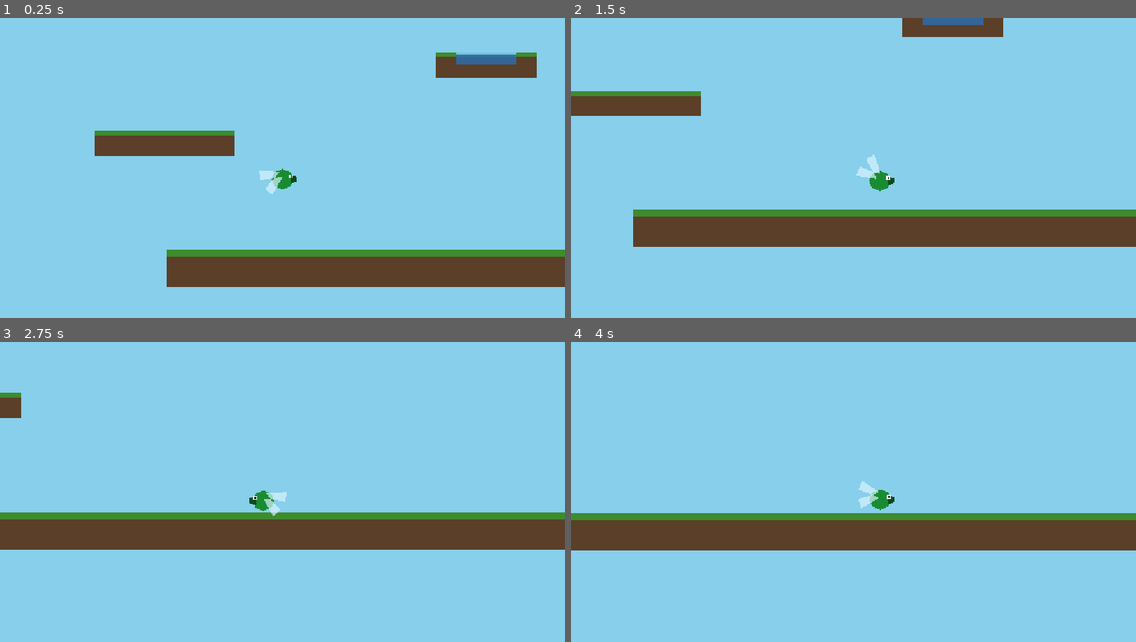
Above: before the commit, frames 1-4 (two rows, left to right).
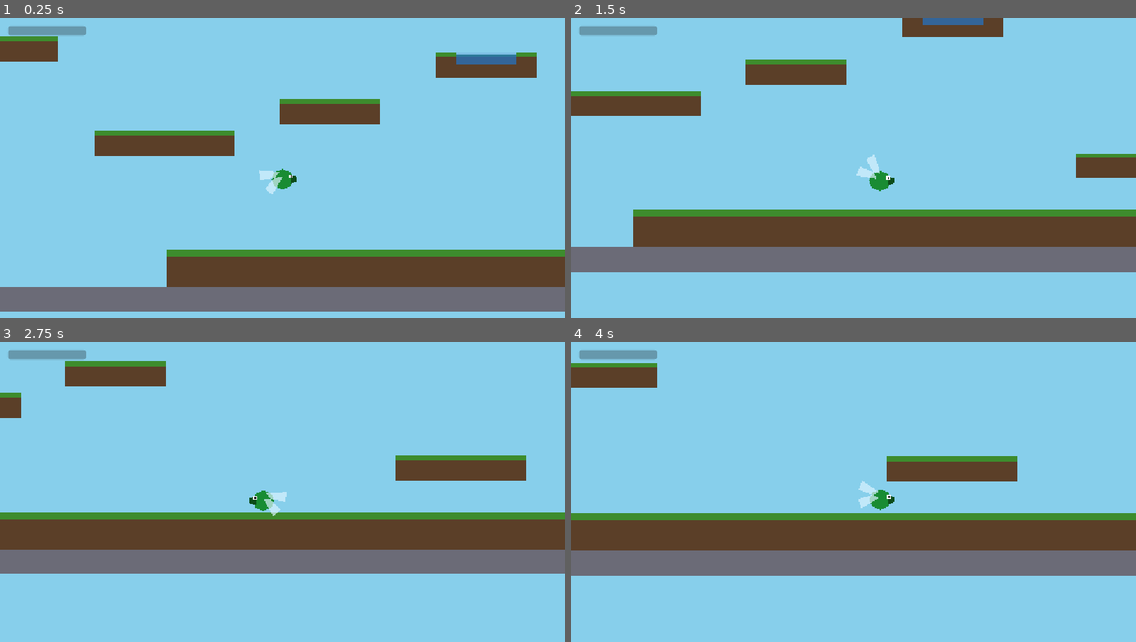
Above: after the commit, the same moments.

Repository: AntonioDrusin/ape
Game: Godot game, scene res://scenes/main.tscn
Two runs of this game, one before a commit and one after it. Both use one fixed random seed, a clock stepped at 60 frames per second and the inputs below.
Inputs:
- Up to frame 1 (0.25 s): no input
- Up to frame 2 (1.5 s): hold D (move_right) from 0.53 s (still down); tap W (move_up) at 0.77, 1.07 s
- Up to frame 3 (2.75 s): tap W (move_up) at 1.52, 1.82 s; release D (move_right) at 2.03 s; hold A (move_left) from 2.03 s (still down)
- Up to frame 4 (4 s): release A (move_left) at 2.78 s; hold D (move_right) from 2.78 s (still down); tap W (move_up) at 3.02, 3.32, 3.77 s

The runs differ from the first frame. In frame 1, 11% of the frame differs, in the area x 0-100%, y 2-98%; in frame 2, 11%; in frame 3, 12%; in frame 4, 12%, in the area x 0-100%, y 2-78%.

Commit message:
Moving along

Diff:
--- a/ape/godot/project.godot
+++ b/ape/godot/project.godot
@@ -11,9 +11,9 @@
 [application]
 
 config/name="Ape"
+run/main_scene="res://scenes/main.tscn"
 config/features=PackedStringArray("4.7", "GL Compatibility")
 config/icon="res://icon.svg"
-run/main_scene="res://scenes/main.tscn"
 
 [display]
 
--- /dev/null
+++ b/ape/godot/scenes/hud.tscn
@@ -0,0 +1,24 @@
+[gd_scene load_steps=2 format=3]
+
+[ext_resource type="Script" path="res://scripts/hud.gd" id="1"]
+
+[node name="HUD" type="CanvasLayer"]
+script = ExtResource("1")
+
+[node name="Control" type="Control" parent="."]
+layout_mode = 3
+anchors_preset = 0
+offset_left = 16.0
+offset_top = 16.0
+offset_right = 176.0
+offset_bottom = 36.0
+
+[node name="WaterMeter" type="ProgressBar" parent="Control"]
+layout_mode = 0
+offset_right = 160.0
+offset_bottom = 20.0
+min_value = 0.0
+max_value = 1.0
+step = 0.01
+value = 0.0
+show_percentage = false
--- a/ape/godot/scenes/main.tscn
+++ b/ape/godot/scenes/main.tscn
@@ -1,10 +1,20 @@
-[gd_scene load_steps=4 format=3]
+[gd_scene load_steps=7 format=3]
 
 [ext_resource type="PackedScene" path="res://scenes/platform.tscn" id="1"]
 [ext_resource type="PackedScene" path="res://scenes/player.tscn" id="2"]
 [ext_resource type="PackedScene" path="res://scenes/water.tscn" id="3"]
+[ext_resource type="PackedScene" path="res://scenes/wall.tscn" id="4"]
+[ext_resource type="PackedScene" path="res://scenes/hud.tscn" id="5"]
+[ext_resource type="AudioStream" uid="uid://bwbe83n6rs56a" path="res://assets/audio/happy_bee.mp3" id="6"]
 
 [node name="Main" type="Node2D"]
+
+[node name="Music" type="AudioStreamPlayer" parent="."]
+stream = ExtResource("6")
+volume_db = -20.0
+autoplay = true
+
+[node name="HUD" parent="." instance=ExtResource("5")]
 
 [node name="Ground" parent="." instance=ExtResource("1")]
 position = Vector2(300, 420)
@@ -22,6 +32,26 @@
 position = Vector2(620, 60)
 scale = Vector2(1.8, 1)
 
+[node name="Platform4" parent="." instance=ExtResource("1")]
+position = Vector2(-350, 140)
+scale = Vector2(1, 1)
+
+[node name="Platform5" parent="." instance=ExtResource("1")]
+position = Vector2(60, 220)
+scale = Vector2(1, 1)
+
+[node name="Platform6" parent="." instance=ExtResource("1")]
+position = Vector2(500, 340)
+scale = Vector2(1.3, 1)
+
+[node name="Platform7" parent="." instance=ExtResource("1")]
+position = Vector2(870, -60)
+scale = Vector2(1.2, 1)
+
+[node name="Platform8" parent="." instance=ExtResource("1")]
+position = Vector2(980, 260)
+scale = Vector2(1.2, 1)
+
 [node name="Player" parent="." instance=ExtResource("2")]
 position = Vector2(0, 300)
 
@@ -32,3 +62,21 @@
 [node name="WaterPuddle" parent="." instance=ExtResource("3")]
 position = Vector2(260, 152)
 scale = Vector2(0.6, 0.5)
+
+[node name="BoundsTop" parent="." instance=ExtResource("4")]
+position = Vector2(400, -320)
+scale = Vector2(13, 1)
+
+[node name="BoundsBottom" parent="." instance=ExtResource("4")]
+position = Vector2(400, 460)
+scale = Vector2(13, 1)
+
+[node name="BoundsLeft" parent="." instance=ExtResource("4")]
+position = Vector2(-420, 70)
+rotation = 1.5707963267948966
+scale = Vector2(7, 1)
+
+[node name="BoundsRight" parent="." instance=ExtResource("4")]
+position = Vector2(1220, 70)
+rotation = 1.5707963267948966
+scale = Vector2(7, 1)
--- a/ape/godot/scenes/player.tscn
+++ b/ape/godot/scenes/player.tscn
@@ -5,6 +5,9 @@
 
 [sub_resource type="CircleShape2D" id="CircleShape2D_1"]
 radius = 14.0
+
+[sub_resource type="CircleShape2D" id="CircleShape2D_sensor"]
+radius = 18.0
 
 [sub_resource type="Gradient" id="Gradient_wing"]
 offsets = PackedFloat32Array(0, 1)
@@ -15,11 +18,16 @@
 width = 32
 height = 16
 
-[node name="Player" type="CharacterBody2D"]
+[node name="Player" type="CharacterBody2D" groups=["player"]]
 script = ExtResource("1")
 
 [node name="CollisionShape2D" type="CollisionShape2D" parent="."]
 shape = SubResource("CircleShape2D_1")
+
+[node name="WaterSensor" type="Area2D" parent="."]
+
+[node name="CollisionShape2D" type="CollisionShape2D" parent="WaterSensor"]
+shape = SubResource("CircleShape2D_sensor")
 
 [node name="Visual" type="Node2D" parent="."]
 
@@ -39,6 +47,11 @@
 color = Color(0, 0, 0, 1)
 polygon = PackedVector2Array(10, -5, 12, -5, 12, -2, 10, -2)
 
+[node name="Proboscis" type="Polygon2D" parent="Visual"]
+visible = false
+color = Color(0.85, 0.5, 0.5, 1)
+polygon = PackedVector2Array(14, 4, 17, 4, 26, 18, 23, 18)
+
 [node name="Wings" type="Node2D" parent="Visual"]
 position = Vector2(-2, -6)
 script = ExtResource("2")
--- /dev/null
+++ b/ape/godot/scenes/wall.tscn
@@ -0,0 +1,13 @@
+[gd_scene load_steps=2 format=3]
+
+[sub_resource type="RectangleShape2D" id="RectangleShape2D_1"]
+size = Vector2(128, 32)
+
+[node name="Wall" type="StaticBody2D"]
+
+[node name="CollisionShape2D" type="CollisionShape2D" parent="."]
+shape = SubResource("RectangleShape2D_1")
+
+[node name="Visual" type="Polygon2D" parent="."]
+color = Color(0.42, 0.42, 0.47, 1)
+polygon = PackedVector2Array(-64, -16, 64, -16, 64, 16, -64, 16)
--- a/ape/godot/scenes/water.tscn
+++ b/ape/godot/scenes/water.tscn
@@ -1,11 +1,14 @@
-[gd_scene load_steps=2 format=3]
+[gd_scene load_steps=3 format=3]
+
+[ext_resource type="Script" path="res://scripts/water.gd" id="1"]
 
 [sub_resource type="RectangleShape2D" id="RectangleShape2D_1"]
 size = Vector2(128, 32)
 
-[node name="Water" type="Area2D"]
+[node name="Water" type="Area2D" groups=["water"]]
 monitorable = true
 monitoring = true
+script = ExtResource("1")
 
 [node name="CollisionShape2D" type="CollisionShape2D" parent="."]
 shape = SubResource("RectangleShape2D_1")
--- /dev/null
+++ b/ape/godot/scripts/hud.gd
@@ -0,0 +1,13 @@
+extends CanvasLayer
+
+@onready var water_meter: ProgressBar = $Control/WaterMeter
+
+
+func _ready() -> void:
+	var player := get_tree().get_first_node_in_group("player")
+	if player:
+		player.water_level_changed.connect(_on_water_level_changed)
+
+
+func _on_water_level_changed(value: float) -> void:
+	water_meter.value = value
--- a/ape/godot/scripts/player.gd
+++ b/ape/godot/scripts/player.gd
@@ -1,14 +1,24 @@
 extends CharacterBody2D
+
+signal water_level_changed(value: float)
 
 @export var thrust: float = 900.0
 @export var gravity: float = 260.0
 @export var max_speed: float = 420.0
 @export var air_drag: float = 3.5
+@export var water_fill_time: float = 4.0
+@export var water_rest_height: float = 7.0
 
 @onready var wings: Node2D = $Visual/Wings
 @onready var visual: Node2D = $Visual
+@onready var proboscis: Node2D = $Visual/Proboscis
+@onready var water_sensor: Area2D = $WaterSensor
 
 const FACING_TURN_SPEED := 12.0
+const INPUT_DEADZONE := 0.1
+
+var water_level: float = 0.0
+var facing_x: float = 1.0
 
 func _physics_process(delta: float) -> void:
 	var input_dir := Vector2.ZERO
@@ -23,10 +33,40 @@
 	move_and_slide()
 
 	# Turn to face the direction of horizontal movement, smoothly flipping
-	# the visual so the bug isn't shown flying backwards.
+	# the visual so the bug isn't shown flying backwards. The target facing
+	# only updates once velocity is decisive, but the interpolation itself
+	# always runs so a quick direction tap can't strand the flip mid-turn
+	# once velocity decays back under the threshold from air_drag.
 	if absf(velocity.x) > 5.0:
-		var target_scale_x := signf(velocity.x)
-		visual.scale.x = move_toward(visual.scale.x, target_scale_x, FACING_TURN_SPEED * delta)
+		facing_x = signf(velocity.x)
+	visual.scale.x = move_toward(visual.scale.x, facing_x, FACING_TURN_SPEED * delta)
+
+	# Water is an Area2D and doesn't block movement like a floor, so resting
+	# on its surface is emulated here: once the bug sinks to the surface
+	# height while not thrusting upward, pin it there like a landing. If a
+	# solid floor already stopped the bug above the water's rest height (e.g.
+	# a puddle sitting on a platform ledge), it can never sink to rest_y, so
+	# floor contact alone counts as landing on the water too.
+	var landed_on_water := false
+	if velocity.y >= 0.0:
+		for area in water_sensor.get_overlapping_areas():
+			if area.is_in_group("water"):
+				if is_on_floor():
+					landed_on_water = true
+				else:
+					var rest_y: float = area.get_surface_y() - water_rest_height
+					if global_position.y >= rest_y:
+						global_position.y = rest_y
+						velocity.y = 0.0
+						landed_on_water = true
+				break
 
 	if wings:
-		wings.flapping = input_dir.length() > 0.1 or not is_on_floor()
+		wings.flapping = input_dir.length() > INPUT_DEADZONE or (not is_on_floor() and not landed_on_water)
+
+	var drinking := landed_on_water and input_dir.length() < INPUT_DEADZONE
+	if proboscis:
+		proboscis.visible = drinking
+	if drinking and water_level < 1.0:
+		water_level = minf(water_level + delta / water_fill_time, 1.0)
+		water_level_changed.emit(water_level)
--- /dev/null
+++ b/ape/godot/scripts/water.gd
@@ -0,0 +1,8 @@
+extends Area2D
+
+@onready var _collision_shape: CollisionShape2D = $CollisionShape2D
+
+
+func get_surface_y() -> float:
+	var shape: RectangleShape2D = _collision_shape.shape
+	return (_collision_shape.global_transform * Vector2(0, -shape.size.y * 0.5)).y
Not shown, added: ape/godot/assets/audio/happy_bee.mp3.import
Not shown, added: ape/godot/scripts/hud.gd.uid
Not shown, added: ape/godot/scripts/water.gd.uid
Not shown, changed: ape/godot/ARCHITECTURE.md
Not shown, changed: ape/godot/CLAUDE.md
Not shown, added: ape/godot/CREDITS.md
Not shown, added: ape/godot/assets/audio/happy_bee.mp3
Not shown, added: godot.sh
Not shown, added: run-game.sh
Not shown, added: screenshot-game.ps1
Not shown, added: stop-game.sh
